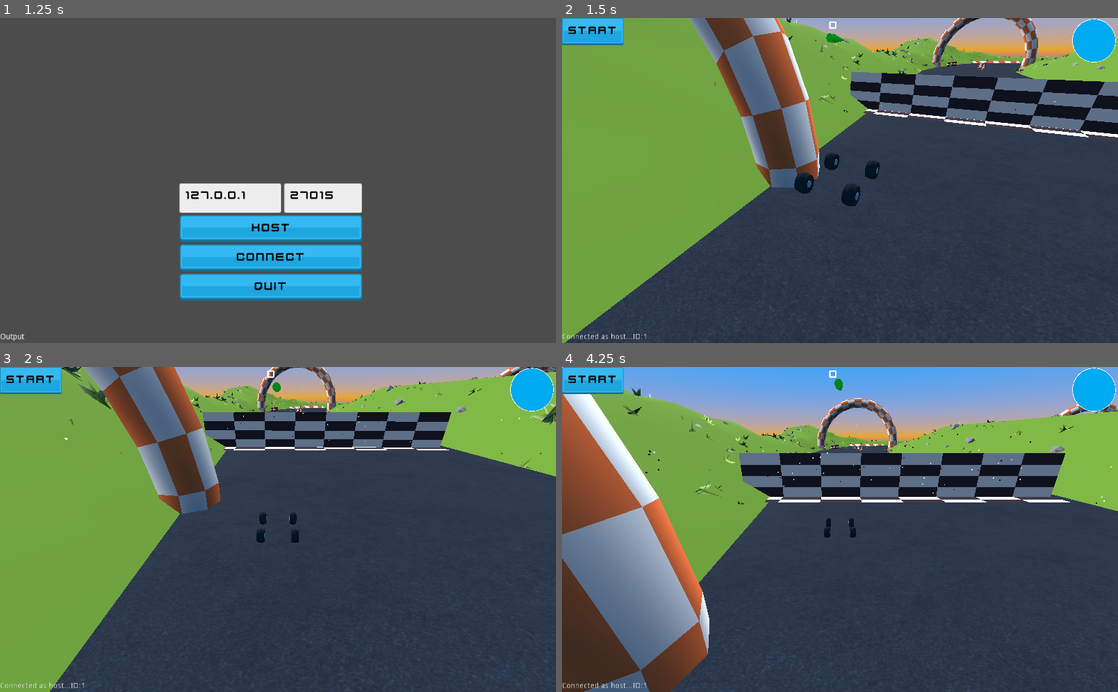
Above: before the commit, frames 1-4 (two rows, left to right).
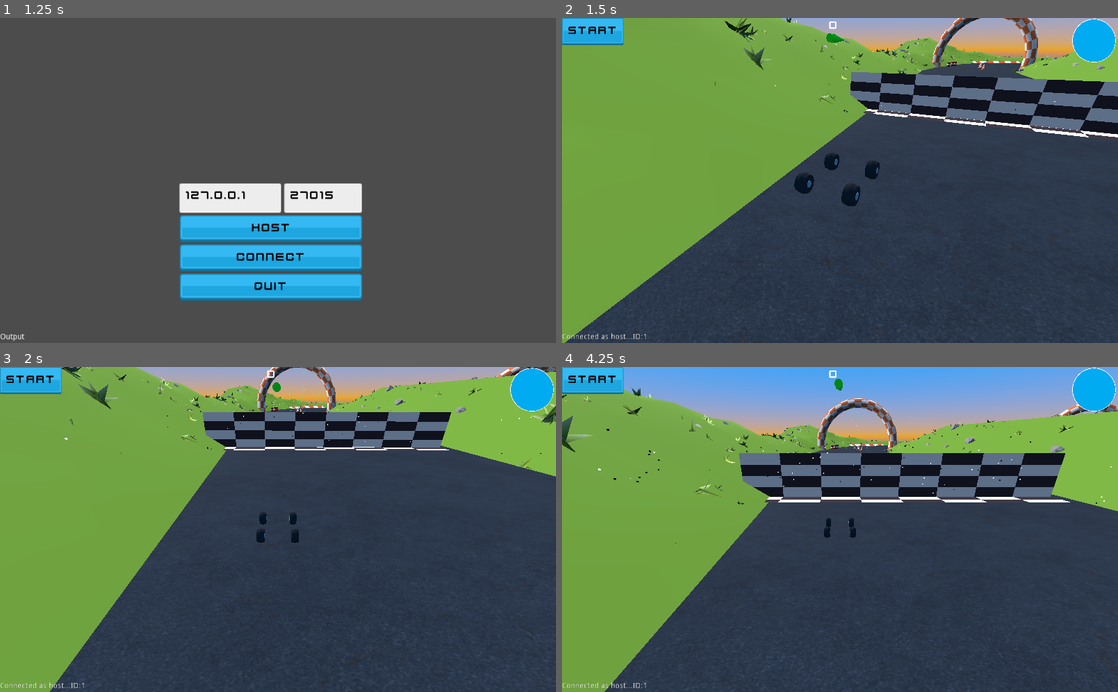
Above: after the commit, the same moments.

Repository: AssafDamari/cars_mp
Game: Godot game, scene res://scenes/main.tscn
Same seed, same stepped clock (60 frames per second), same inputs: the game is played once before the commit and once after it.
Inputs (mouse positions are in pixels of both pictures, inside the frame that each line leads up to):
- Up to frame 1 (1.25 s): tap Enter at 0.5 s; move the mouse to (400, 164) at 0.52 s; hold D (right) from 0.53 s (still down); click (400, 164) at 0.6 s; tap Space (jump) at 0.77 s
- Up to frame 2 (1.5 s): release D (right) at 1.25 s; click "Host" at 1.25 s
- Up to frame 3 (2 s): no input
- Up to frame 4 (4.25 s): click "Start" at 2 s; click "Start" at 2.75 s; move the mouse to (812, 529) at 3.52 s; hold W (forward) from 3.53 s (still down); right-click (812, 529) at 3.6 s; tap Space (jump) at 3.77 s

Frame 1 is identical in both runs. In frame 2, 6.8% of the frame differs, in the area x 22-47%, y 0-53%; in frame 3, 5.8%; in frame 4, 17%, in the area x 0-27%, y 0-100%.

Commit message:
set cp positions

Diff:
--- a/scenes/map.tscn
+++ b/scenes/map.tscn
@@ -120,27 +120,28 @@
 transform = Transform( 0.985888, 0, -0.167405, 0, 1, 0, 0.167405, 0, 0.985888, 131.801, 1.58769, -97.1914 )
 
 [node name="checkpoint_2" parent="checkpoints" instance=ExtResource( 1 )]
-transform = Transform( 0.0634349, 0, -0.997986, 0, 1, 0, 0.997986, 0, 0.0634349, 107.315, 0, 33.6571 )
+transform = Transform( 0.0634349, 0, -0.997986, 0, 1, 0, 0.997986, 0, 0.0634349, 107.315, 0, 39.6211 )
 
 [node name="checkpoint_3" parent="checkpoints" instance=ExtResource( 1 )]
-transform = Transform( 1, 0, 0, 0, 1, 0, 0, 0, 1, 0, 0, 0 )
+transform = Transform( 0.911252, 0, -0.411848, 0, 1, 0, 0.411848, 0, 0.911252, -63.3527, 0, -9.68116 )
 
 [node name="checkpoint_4" parent="checkpoints" instance=ExtResource( 1 )]
-transform = Transform( 1, 0, 0, 0, 1, 0, 0, 0, 1, 0, 0, 0 )
+transform = Transform( -0.614575, 0, 0.788859, 0, 1, 0, -0.788859, 0, -0.614575, -64.4258, 0, -135.856 )
 
 [node name="checkpoint_5" parent="checkpoints" instance=ExtResource( 1 )]
-transform = Transform( 1, 0, 0, 0, 1, 0, 0, 0, 1, 0, 0, 0 )
+transform = Transform( 1, 0, 0, 0, 1, 0, 0, 0, 1, -126.077, 0, 80.0379 )
 
 [node name="checkpoint_6" parent="checkpoints" instance=ExtResource( 1 )]
-transform = Transform( 1, 0, 0, 0, 1, 0, 0, 0, 1, 0, 0, 0 )
+transform = Transform( 0.261431, 0, 0.965222, 0, 1, 0, -0.965222, 0, 0.261431, -57.4942, 0, 148.417 )
 
 [node name="checkpoint_7" parent="checkpoints" instance=ExtResource( 1 )]
-transform = Transform( 1, 0, 0, 0, 1, 0, 0, 0, 1, 0, 0, 0 )
+transform = Transform( 0.0202619, 0, -0.999794, 0, 1, 0, 0.999794, 0, 0.0202619, 101.01, 0, 152.399 )
 
 [node name="checkpoint_8" parent="checkpoints" instance=ExtResource( 1 )]
-transform = Transform( 1, 0, 0, 0, 1, 0, 0, 0, 1, 0, 0, 0 )
+transform = Transform( 0.209516, 0, 0.977805, 0, 1, 0, -0.977805, 0, 0.209516, 112.282, 0, 83.8956 )
 
 [node name="checkpoint_9" parent="checkpoints" instance=ExtResource( 1 )]
+transform = Transform( 0.930782, 0, 0.365575, 0, 1, 0, -0.365575, 0, 0.930782, 31.6339, 0, 104.65 )
 
 [node name="pickups" parent="." instance=ExtResource( 9 )]
 
